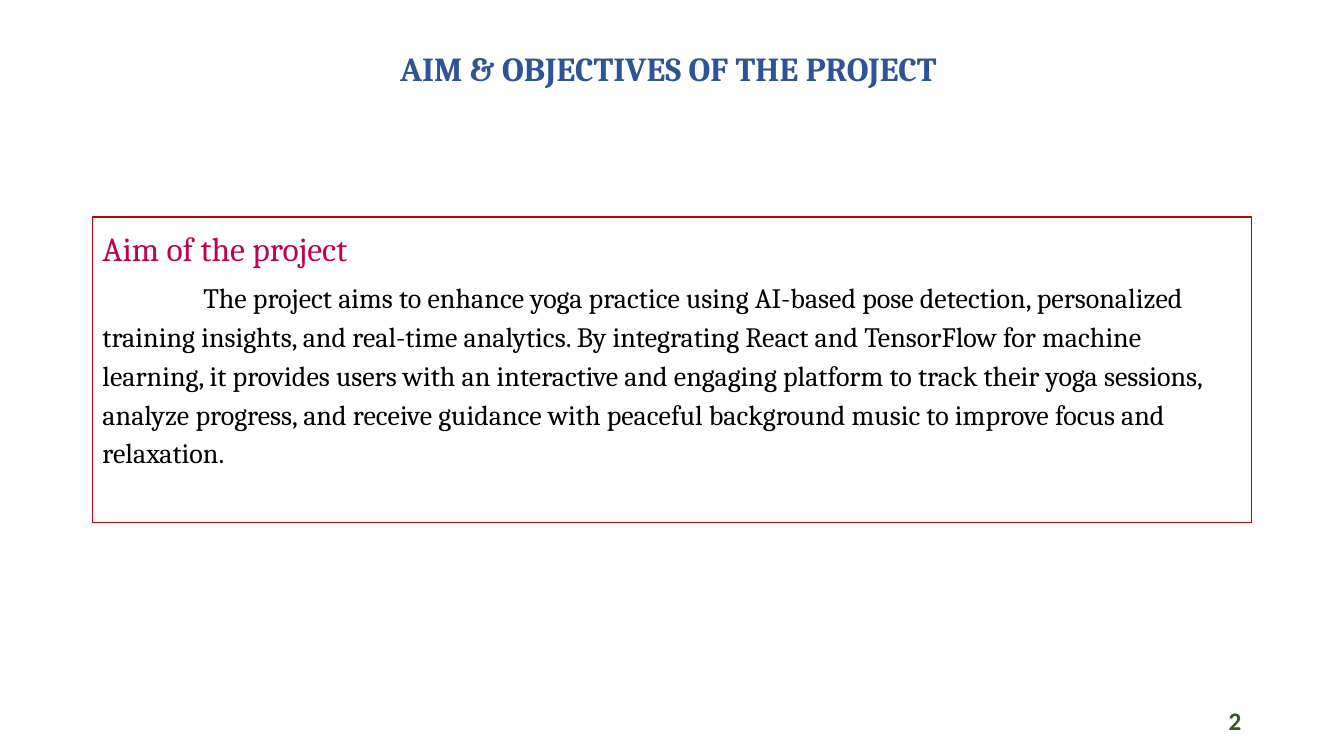
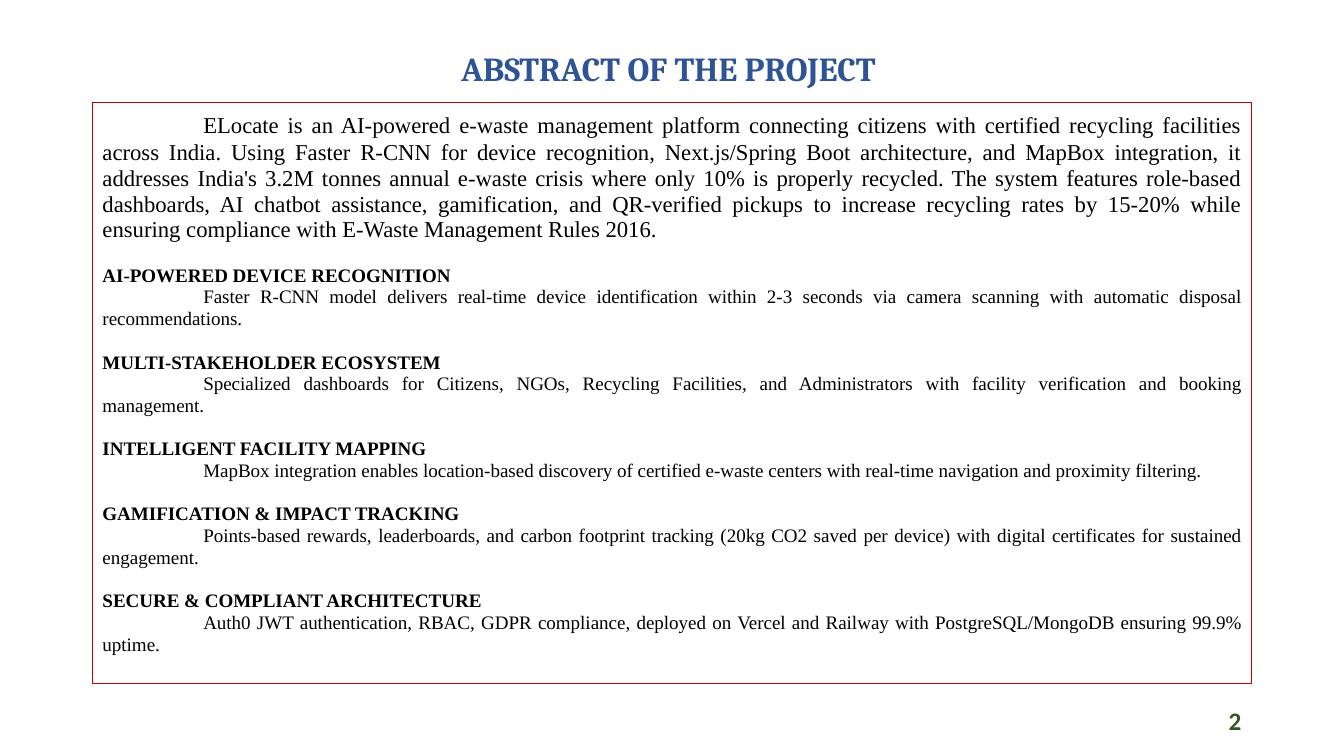
Before and after one commit to sumalesh-14/Elocate-frontend, a slide deck: slide 2 of zeroth-review.pptx. Drawn at 1344x756 pixels with LibreOffice and Linux fonts; fonts in the diff are those of the drawing. Boxes give left, top, right and bottom in pixels: in the first picture for what was removed or moved away, otherwise in the second. Text is boxed around its words. In the diff, an @@ line names an element or a change of style, - is before the commit and + after.

Commit message:
docs: Add project abstract and update zeroth review presentation.

```diff
--- a/zeroth-review.pptx
+++ b/zeroth-review.pptx
@@ title at bbox=[461, 58, 876, 88]: text changed @@
-AIM & OBJECTIVES OF THE PROJECT
+ABSTRACT OF THE PROJECT
@@ text "ELocate is an AI-powered e-waste ...": place and size @@
-text "ELocate is an AI-powered e-waste ..." at bbox=[93, 217, 1252, 522]
+text "ELocate is an AI-powered e-waste ..." at bbox=[93, 102, 1252, 684]
@@ text at bbox=[102, 117, 1242, 655]: text changed; size 20 to 13.6 pt; font Cambria to Times New Roman @@
-Aim of the project
-The project aims to enhance yoga practice using AI-based pose detection, personalized training insights, and real-time analytics. By integrating React and TensorFlow for machine learning, it provides users with an interactive and engaging platform to track their yoga sessions, analyze progress, and receive guidance with peaceful background music to improve focus and relaxation.
+ELocate is an AI-powered e-waste management platform connecting citizens with certified recycling facilities across India. Using Faster R-CNN for device recognition, Next.js/Spring Boot architecture, and MapBox integration, it addresses India's 3.2M tonnes annual e-waste crisis where only 10% is properly recycled. The system features role-based dashboards, AI chatbot assistance, gamification, and QR-verified pickups to increase recycling rates by 15-20% while ensuring compliance with E-Waste Management Rules 2016.
+AI-POWERED DEVICE RECOGNITION
+Faster R-CNN model delivers real-time device identification within 2-3 seconds via camera scanning with automatic disposal recommendations.
+MULTI-STAKEHOLDER ECOSYSTEM
+Specialized dashboards for Citizens, NGOs, Recycling Facilities, and Administrators with facility verification and booking management.
+INTELLIGENT FACILITY MAPPING
+MapBox integration enables location-based discovery of certified e-waste centers with real-time navigation and proximity filtering.
+GAMIFICATION & IMPACT TRACKING
+Points-based rewards, leaderboards, and carbon footprint tracking (20kg CO2 saved per device) with digital certificates for sustained engagement.
+SECURE & COMPLIANT ARCHITECTURE
+Auth0 JWT authentication, RBAC, GDPR compliance, deployed on Vercel and Railway with PostgreSQL/MongoDB ensuring 99.9% uptime.
```
Also in this commit, not shown: 1 other slide changed, 1 slide added, 1 slide removed, 1 other file.
